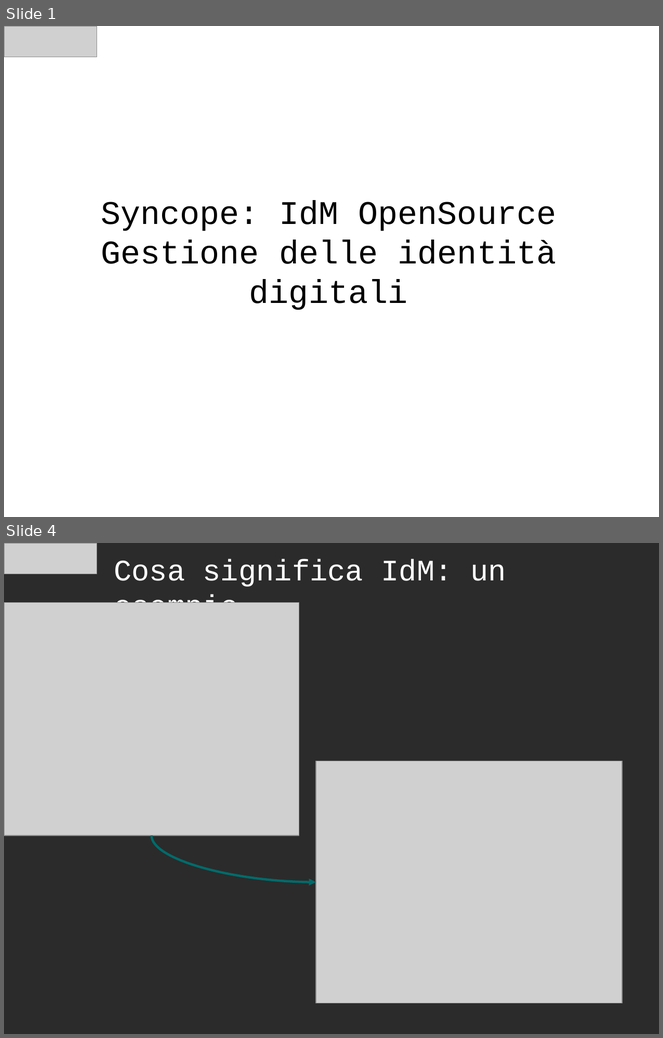
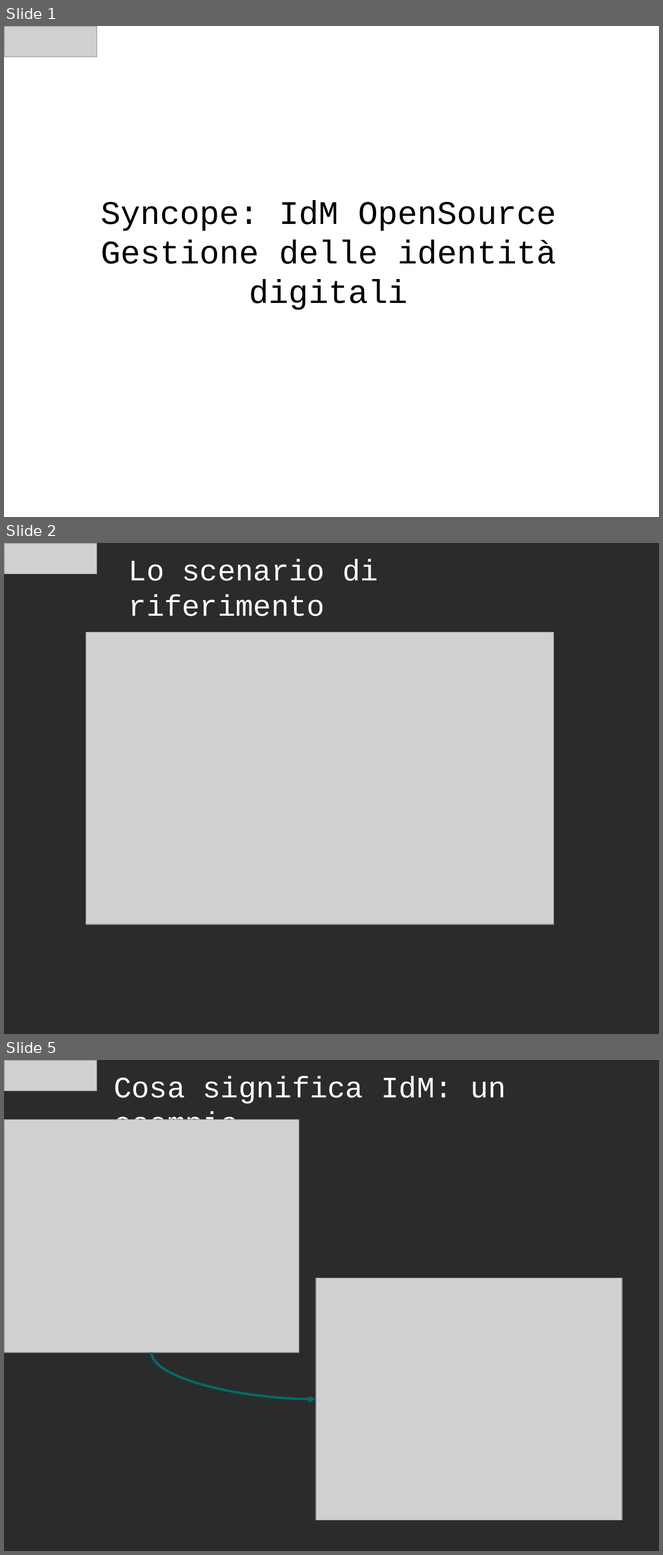
Before and after one commit to ilgrosso/oldSyncopeIdM, a slide deck: docs/Presentation/Syncope OpenSource IdM - it.odp. Shown one above the other, each under a label of ours: slides 1 and 4 before the commit, slides 1, 2 and 5 after it; the slides between them are not shown. The pictures are 663x1038 and 663x1555 pixels, drawn with LibreOffice and Linux fonts; fonts in the diff are those of the drawing; grey boxes stand for pictures; background and template pictures are left out; a plain dark background stands for a picture behind light text. Boxes give left, top, right and bottom in pixels: in the first picture for what was removed or moved away, otherwise in the second. Text is boxed around its words. In the diff, an @@ line names an element or a change of style, - is before the commit and + after.

```diff
--- a/docs/Presentation/Syncope OpenSource IdM - it.odp
+++ b/docs/Presentation/Syncope OpenSource IdM - it.odp
@@ slide 2 added at box(4, 543, 659, 1034), background picture (left out) @@
@@ picture added at box(4, 543, 97, 574) @@
@@ text added at box(129, 559, 378, 616), 36 pt, text #FFFFFF @@
+Lo scenario di riferimento
@@ picture added at box(86, 632, 554, 925) @@
@@ what was slide 4 is now slide 5 @@
```
Also in this commit, not shown: 6 slides changed, 2 other slides added, 2 slides removed.
